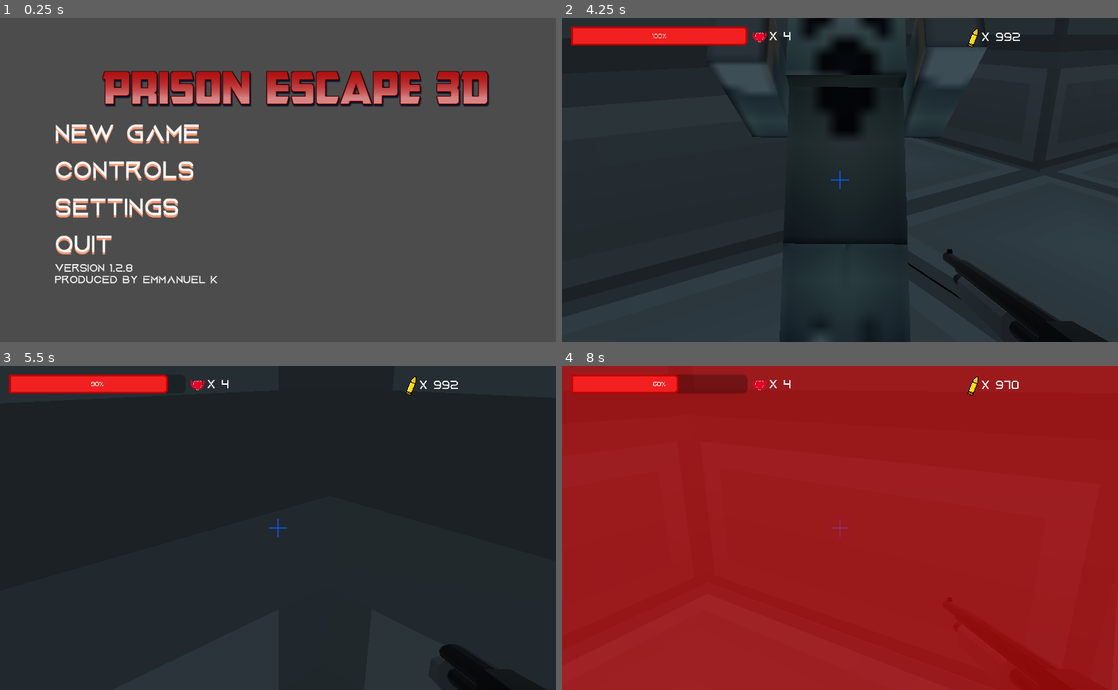
Above: before the commit, frames 1-4 (two rows, left to right).
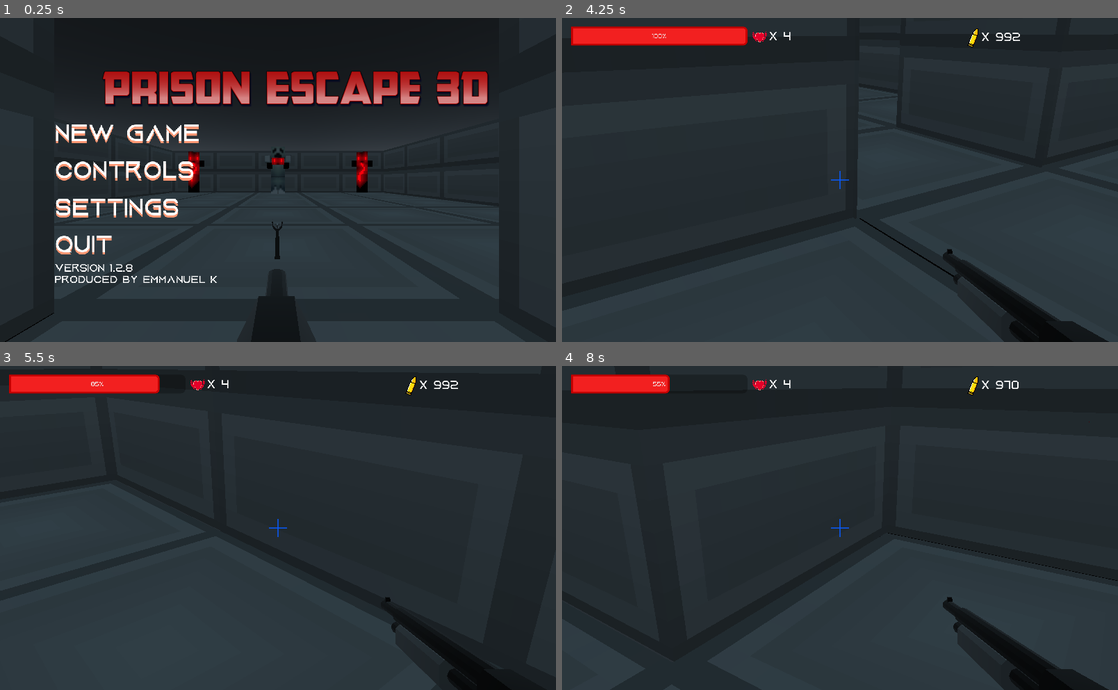
Above: after the commit, the same moments.

Repository: TheNoobBOBXD/Game2021
Game: Godot game, scene res://TitleScreen/TitleScreen.tscn
Two runs of this game, one before a commit and one after it. Both use one fixed random seed, a clock stepped at 60 frames per second and the inputs below.
Inputs (mouse positions are in pixels of both pictures, inside the frame that each line leads up to):
- Up to frame 1 (0.25 s): no input
- Up to frame 2 (4.25 s): click "Controls" at 0.5 s; click (840, 189) at 1.25 s, where only the run after the commit has a clickable "Back"; click "New Game" at 2 s; tap Enter at 2.75 s; move the mouse to (867, 180) at 2.77 s; press the mouse at (867, 180) at 2.78 s; hold W (move_forward) from 2.78 s (still down); tap Ctrl (crouch) at 2.85 s; tap Space (jump) at 3.02, 3.32, 3.77, 4.07 s; move the mouse to (812, 180) at 3.52 s; release the mouse at (812, 180) at 3.53 s; click (812, 180) at 3.6 s; tap 2 (weapon2) at 3.8 s
- Up to frame 3 (5.5 s): keep holding W (move_forward); move the mouse to (289, 521) at 4.27 s; tap 2 (weapon2) at 4.35 s; tap Space (jump) at 4.55, 5.1, 5.27 s; move the mouse to (272, 534) at 5.02 s; tap Ctrl (crouch) at 5.3 s
- Up to frame 4 (8 s): tap Space (jump) at 5.57, 6.02, 6.32, 6.77, 7.07, 7.55 s; move the mouse to (878, 531) at 5.77 s; press the mouse at (878, 531) at 5.78 s; tap E (Interact) at 5.85 s; tap R (reload) at 6.4 s; move the mouse to (795, 524) at 6.52 s; release the mouse at (795, 524) at 6.53 s; tap Ctrl (crouch) at 6.6 s; tap 2 (weapon2) at 6.8 s; tap Escape (ui_cancel) at 7.15 s; move the mouse to (867, 528) at 7.27 s; release W (move_forward) at 7.28 s; press the mouse at (867, 528) at 7.28 s; hold S (move_backward) from 7.28 s (still down)

The runs differ from the first frame. In frame 1, 92% of the frame differs, in the area x 0-100%, y 0-100%; in frame 2, 6.6%; in frame 3, 7.5%; in frame 4, 99%.

Commit message:
addsoundandstuff
coolbeansgamenow

Diff:
--- a/PrisonEscape3D/AK47.gd
+++ b/PrisonEscape3D/AK47.gd
@@ -1,6 +1,6 @@
 extends Spatial
 
-
+var has_ammo = true
 var weapon_damage = 29
 var can_fire = true
 var fire_rate = 0.11
@@ -11,11 +11,21 @@
 	pass
 
 func _process(_delta):
-	if Input.is_action_pressed("primary_fire") and can_fire:
+	if Input.is_action_pressed("primary_fire") and can_fire and has_ammo:
 		$AK47Good/AnimationPlayer.play("Shoot")
 		fire()
+		SoundPlayer.play("res://Sounds/Sfx/LaserorShoot/Shoot_001.wav")
 	if Input.is_action_just_released("primary_fire"):
 		$AK47Good/AnimationPlayer.stop()
+
+func has_ammo():
+	if Playerinfo.ammo() <=0:
+		has_ammo = false
+		can_fire = false
+	else:
+		can_fire = true
+		has_ammo = true
+
 
 
 func fire():
--- a/PrisonEscape3D/BossShooterEnemyZombie.gd
+++ b/PrisonEscape3D/BossShooterEnemyZombie.gd
@@ -15,6 +15,7 @@
 func hit_zombie():
 	health -= 1
 	if health <= 0:
+		SoundPlayer.play("res://Sounds/Sfx/Random/Randomize2.wav")
 		queue_free()
 
 
@@ -36,11 +37,14 @@
 					Playerinfo.change_health(-15)
 					$RayCast.get_collider().hit()
 					print("yeet")
+					SoundPlayer.play("res://Sounds/Sfx/Hitorhurt/001.wav")
+
+
 					if Playerinfo.get_health() <= 0:
 						get_tree().reload_current_scene()
 						Playerinfo.change_lives(-1)
 						Playerinfo.reset()
-
+						SoundPlayer.play("res://Sounds/Sfx/Explosion/Explosion_002.wav")
 			can_shoot = false
 			$Timer.start()
 
--- /dev/null
+++ b/PrisonEscape3D/MYcreations/AmmoCrate.tscn
@@ -0,0 +1,15 @@
+[gd_scene load_steps=3 format=2]
+
+[ext_resource path="res://MYcreations/ammobox.tscn" type="PackedScene" id=1]
+
+[sub_resource type="BoxShape" id=1]
+extents = Vector3( 0.606421, 0.345432, 0.218292 )
+
+[node name="AmmoCrate" type="RigidBody"]
+
+[node name="CollisionShape" type="CollisionShape" parent="."]
+transform = Transform( 1, 0, 0, 0, 1, 0, 0, 0, 1, 0, 0.1, 0 )
+shape = SubResource( 1 )
+
+[node name="ammocrate" parent="." instance=ExtResource( 1 )]
+transform = Transform( 0.1, 0, 0, 0, 0.1, 0, 0, 0, 0.1, 0, 0, 0 )
--- /dev/null
+++ b/PrisonEscape3D/MYcreations/Medpack.tscn
@@ -0,0 +1,15 @@
+[gd_scene load_steps=3 format=2]
+
+[ext_resource path="res://MYcreations/healthpack.tscn" type="PackedScene" id=1]
+
+[sub_resource type="BoxShape" id=1]
+extents = Vector3( 0.54896, 0.165096, 0.54273 )
+
+[node name="Medpack" type="RigidBody"]
+
+[node name="CollisionShape" type="CollisionShape" parent="."]
+transform = Transform( 1, 0, 0, 0, 1, 0, 0, 0, 1, -0.0662078, 0.2, 0 )
+shape = SubResource( 1 )
+
+[node name="healthpack" parent="." instance=ExtResource( 1 )]
+transform = Transform( 0.25, 0, 0, 0, 0.25, 0, 0, 0, 0.25, 0, 0, 0 )
--- /dev/null
+++ b/PrisonEscape3D/MYcreations/ammobox.tscn
@@ -0,0 +1,5 @@
+[gd_scene load_steps=2 format=2]
+
+[ext_resource path="res://MYcreations/ammocrate.glb" type="PackedScene" id=1]
+
+[node name="ammocrate" instance=ExtResource( 1 )]
--- /dev/null
+++ b/PrisonEscape3D/MYcreations/healthpack.tscn
@@ -0,0 +1,5 @@
+[gd_scene load_steps=2 format=2]
+
+[ext_resource path="res://MYcreations/healthpack.glb" type="PackedScene" id=1]
+
+[node name="healthpack" instance=ExtResource( 1 )]
--- a/PrisonEscape3D/Player/FPSscript.gd
+++ b/PrisonEscape3D/Player/FPSscript.gd
@@ -45,10 +45,7 @@
 
 
 func _process(delta):
-	if Input.is_action_just_pressed("ui_cancel") and Playerinfo.has_ammo():
-
-		check_hit()
-
+	if Input.is_action_just_pressed("ui_cancel"):
 		Input.set_mouse_mode(Input.MOUSE_MODE_VISIBLE)
 
 func _physics_process(delta):
@@ -88,11 +85,17 @@
 
 func crouch(delta):
 	print("crouch")
-	$CollisionShape.shape.height = 0.5
+	$CollisionShape.shape.height = 0.75
+	speed = 6.9
+	mouse_sensitivity = 0.15
+	jump_power = 15
 
 func uncrouch(delta):
 	print("uncrouch")
 	$CollisionShape.shape.height = 1.25
+	speed = 20
+	mouse_sensitivity = 0.2
+	jump_power = 30
 
 func hit():
 	$Head/Camera/ColorRect.show()
--- a/PrisonEscape3D/Scenes/Level0.tscn
+++ b/PrisonEscape3D/Scenes/Level0.tscn
@@ -20,11 +20,19 @@
 [ext_resource path="res://3DScenes/mediumroomdeadend.tscn" type="PackedScene" id=18]
 [ext_resource path="res://Enemy/BossShooterEnemyZombie.tscn" type="PackedScene" id=19]
 [ext_resource path="res://3DScenes/1prisonwall.tscn" type="PackedScene" id=20]
+[ext_resource path="res://MYcreations/Medpack.tscn" type="PackedScene" id=21]
+[ext_resource path="res://MYcreations/AmmoCrate.tscn" type="PackedScene" id=22]
 
 [sub_resource type="CapsuleMesh" id=1]
 
 [node name="World" type="Spatial"]
 transform = Transform( 2.826, 0, 0, 0, 2.826, 0, 0, 0, 2.826, 0, 0, 0 )
+
+[node name="AmmoCrate" parent="." instance=ExtResource( 22 )]
+transform = Transform( 1, 0, 0, 0, 1, 0, 0, 0, 1, 2.93701, 0.389243, 0.955414 )
+
+[node name="Medpack" parent="." instance=ExtResource( 21 )]
+transform = Transform( 1, 0, 0, 0, 1, 0, 0, 0, 1, 2.30007, 0.212314, 2.12314 )
 
 [node name="Cube" parent="." instance=ExtResource( 2 )]
 transform = Transform( -25.8, 8.74228e-08, 0, -2.25551e-06, -1, 0, 0, 0, 45.684, 18.7544, 2.96476, 0 )
@@ -134,9 +142,6 @@
 [node name="ShooterEnemyZombie14" parent="." instance=ExtResource( 3 )]
 transform = Transform( 7.86805e-08, 0, -0.6, 0, 0.6, 0, 0.6, 0, 7.86805e-08, 14.1907, 0.353857, -9.87177 )
 
-[node name="EnemyZombie2" parent="." instance=ExtResource( 14 )]
-transform = Transform( 0.6, 0, 0, 0, 0.6, 0, 0, 0, 0.6, 6.01557, 0, -1.81841 )
-
 [node name="LTurn2" parent="." instance=ExtResource( 13 )]
 transform = Transform( 1, 0, 0, 0, 1, 0, 0, 0, 1, 15.7466, 0, 3.89243 )
 
--- a/PrisonEscape3D/Scenes/Level1.tscn
+++ b/PrisonEscape3D/Scenes/Level1.tscn
@@ -30,7 +30,7 @@
 transform = Transform( 1.5, 0, 0, 0, 1.5, 0, 0, 0, 1.5, -4, -0.239246, -2.45 )
 
 [node name="Player" parent="." instance=ExtResource( 1 )]
-transform = Transform( 0.6, 0, 0, 0, 0.6, 0, 0, 0, 0.6, -4, 0.510754, -2.45 )
+transform = Transform( 0.7, 0, 0, 0, 0.7, 0, 0, 0, 0.7, -4, 0.910754, -2.45 )
 
 [node name="Button" parent="." instance=ExtResource( 3 )]
 transform = Transform( 0.88432, 0, 0, 0, 0.680669, 0, 0, 0, 0.292023, -7.08934, 1.19623, -3.80013 )
--- a/PrisonEscape3D/Scenes/Level2.tscn
+++ b/PrisonEscape3D/Scenes/Level2.tscn
@@ -26,70 +26,71 @@
 [node name="World" type="Spatial"]
 
 [node name="Cube" parent="." instance=ExtResource( 20 )]
-transform = Transform( -51.3897, 1.74133e-07, 0, -2.25551e-06, -1, 0, 0, 0, 45.684, 18.7544, 2.96476, 0 )
+transform = Transform( -61.6676, 2.0896e-07, 0, -2.70661e-06, -1.2, 0, 0, 0, 54.8208, 17.5039, 3.26124, -0.78 )
 visible = false
 
 [node name="LTurn" parent="." instance=ExtResource( 17 )]
-transform = Transform( -4.37114e-08, 0, 1, 0, 1, 0, -1, 0, -4.37114e-08, 0, 0, 27.7 )
+transform = Transform( -5.24537e-08, 0, 1.2, 0, 1.2, 0, -1.2, 0, -5.24537e-08, -5.0014, -0.296476, 32.46 )
 
 [node name="StartingRoomMaybe" parent="." instance=ExtResource( 2 )]
+transform = Transform( 1.2, 0, 0, 0, 1.2, 0, 0, 0, 1.2, -5.0014, -0.296476, -0.78 )
 
 [node name="Player" parent="." instance=ExtResource( 1 )]
-transform = Transform( 0.4, 0, 0, 0, 0.4, 0, 0, 0, 0.4, 0, 0.5, 0 )
+transform = Transform( 0.5, 0, 0, 0, 0.5, 0, 0, 0, 0.5, -5.0014, 0.303524, -0.78 )
 
 [node name="Button" parent="." instance=ExtResource( 3 )]
-transform = Transform( 0.589547, 0, 0, 0, 0.453779, 0, 0, 0, 0.194682, -2.05956, 0.956984, -0.900088 )
+transform = Transform( 0.707456, 0, 0, 0, 0.544535, 0, 0, 0, 0.233618, -7.47287, 0.851905, -1.86011 )
 
 [node name="ShortPathStraight" parent="." instance=ExtResource( 8 )]
-transform = Transform( -1, 0, -8.74228e-08, 0, 1, 0, 8.74228e-08, 0, -1, 8.1, 0, 17.8 )
+transform = Transform( -1.2, 0, -1.04907e-07, 0, 1.2, 0, 1.04907e-07, 0, -1.2, 4.7186, -0.296476, 20.58 )
 
 [node name="Square3ExitLoopySmall" parent="." instance=ExtResource( 5 )]
-transform = Transform( -4.37114e-08, 0, 1, 0, 1, 0, -1, 0, -4.37114e-08, 9.1, 0, 11.8 )
+transform = Transform( -5.24537e-08, 0, 1.2, 0, 1.2, 0, -1.2, 0, -5.24537e-08, 5.9186, -0.296476, 13.38 )
 
 [node name="Sbend" parent="." instance=ExtResource( 6 )]
-transform = Transform( -1, 0, -8.74228e-08, 0, 1, 0, 8.74228e-08, 0, -1, 0.1, 0, 17.8 )
+transform = Transform( -1.2, 0, -1.04907e-07, 0, 1.2, 0, 1.04907e-07, 0, -1.2, -4.8814, -0.296476, 20.58 )
 
 [node name="BigRoomDeadEnd" parent="." instance=ExtResource( 4 )]
-transform = Transform( 1, 0, 0, 0, 1, 0, 0, 0, 1, -4, 0, -22 )
+transform = Transform( 1.2, 0, 0, 0, 1.2, 0, 0, 0, 1.2, -9.8014, -0.296476, -27.18 )
 
 [node name="3PinConnect" parent="." instance=ExtResource( 12 )]
-transform = Transform( 1, 0, 0, 0, 1, 0, 0, 0, 1, -2, 0, -12 )
+transform = Transform( 1.2, 0, 0, 0, 1.2, 0, 0, 0, 1.2, -7.4014, -0.296476, -15.18 )
 
 [node name="Straightconnect" parent="." instance=ExtResource( 13 )]
-transform = Transform( 1, 0, 0, 0, 1, 0, 0, 0, 1, -4, 0, 0 )
+transform = Transform( 1.2, 0, 0, 0, 1.2, 0, 0, 0, 1.2, -9.8014, -0.296476, -0.78 )
 
 [node name="Cube005" parent="." instance=ExtResource( 11 )]
-transform = Transform( 1, 0, 0, 0, 1, 0, 0, 0, 1, 8.1, 0, 22.4 )
+transform = Transform( 1.2, 0, 0, 0, 1.2, 0, 0, 0, 1.2, 4.7186, -0.296476, 26.1 )
 
 [node name="Square4Exit" parent="." instance=ExtResource( 9 )]
-transform = Transform( 1, 0, 0, 0, 1, 0, 0, 0, 1, 8, 0, 2 )
+transform = Transform( 1.2, 0, 0, 0, 1.2, 0, 0, 0, 1.2, 4.5986, -0.296476, 1.62 )
 
 [node name="mediumroomdeadend" parent="." instance=ExtResource( 7 )]
-transform = Transform( -4.37114e-08, 0, -1, 0, 1, 0, 1, 0, -4.37114e-08, 11.9, 0, 29.8 )
+transform = Transform( -5.24537e-08, 0, -1.2, 0, 1.2, 0, 1.2, 0, -5.24537e-08, 9.2786, -0.296476, 34.98 )
 
 [node name="mediumroomdeadend2" parent="." instance=ExtResource( 7 )]
-transform = Transform( 1, 0, 0, 0, 1, 0, 0, 0, 1, 12, 0, -17.9 )
+transform = Transform( 1.2, 0, 0, 0, 1.2, 0, 0, 0, 1.2, 9.3986, -0.296476, -22.26 )
 
 [node name="Sbend2" parent="." instance=ExtResource( 6 )]
-transform = Transform( 1, 0, 0, 0, 1, 0, 0, 0, 1, 10, 0, -6 )
+transform = Transform( 1.2, 0, 0, 0, 1.2, 0, 0, 0, 1.2, 6.9986, -0.296476, -7.98 )
 
 [node name="Sbend3" parent="." instance=ExtResource( 6 )]
-transform = Transform( -4.37114e-08, 0, -1, 0, 1, 0, 1, 0, -4.37114e-08, 2, 0, -8 )
+transform = Transform( -5.24537e-08, 0, -1.2, 0, 1.2, 0, 1.2, 0, -5.24537e-08, -2.6014, -0.296476, -10.38 )
 
 [node name="RisenLturn" parent="." instance=ExtResource( 14 )]
-transform = Transform( -1, 0, -8.74228e-08, 0, 1, 0, 8.74228e-08, 0, -1, 18, 0, -2 )
+transform = Transform( -1.2, 0, -1.04907e-07, 0, 1.2, 0, 1.04907e-07, 0, -1.2, 16.5986, -0.296476, -3.18 )
 
 [node name="LturnWithDip" parent="." instance=ExtResource( 16 )]
-transform = Transform( 1, 0, 0, 0, 1, 0, 0, 0, 1, 22, 0, -11 )
+transform = Transform( 1.2, 0, 0, 0, 1.2, 0, 0, 0, 1.2, 21.3986, -0.296476, -13.98 )
 
 [node name="BigRoomNoExits" parent="." instance=ExtResource( 18 )]
-transform = Transform( -4.37114e-08, 0, -1, 0, 1, 0, 1, 0, -4.37114e-08, 53.9, 0, -13 )
+transform = Transform( -5.24537e-08, 0, -1.2, 0, 1.2, 0, 1.2, 0, -5.24537e-08, 59.6786, -0.296476, -16.38 )
 
 [node name="levelchange" parent="." instance=ExtResource( 15 )]
-transform = Transform( 1, 0, 0, 0, 1, 0, 0, 0, 1, 54.014, 0, -12.4729 )
+transform = Transform( 1.2, 0, 0, 0, 1.2, 0, 0, 0, 1.2, 59.8154, -0.296476, -15.7475 )
 
 [node name="VeryLongPath" parent="." instance=ExtResource( 10 )]
-transform = Transform( -4.37114e-08, 0, 1, 0, 1, 0, -1, 0, -4.37114e-08, 34, 0, -13 )
+transform = Transform( -5.24537e-08, 0, 1.2, 0, 1.2, 0, -1.2, 0, -5.24537e-08, 35.7986, -0.296476, -16.38 )
 
 [node name="UI" type="Control" parent="."]
 anchor_right = 1.0
@@ -117,13 +118,13 @@
 [node name="UserInterface" parent="." instance=ExtResource( 19 )]
 
 [node name="ShooterEnemyZombie" parent="." instance=ExtResource( 21 )]
-transform = Transform( -0.3, 0, 0.519615, 0, 0.6, 0, -0.519615, 0, -0.3, 8, 0, 0 )
+transform = Transform( -0.36, 0, 0.623538, 0, 0.72, 0, -0.623538, 0, -0.36, 4.5986, -0.296476, -0.78 )
 
 [node name="ShooterEnemyZombie2" parent="." instance=ExtResource( 21 )]
-transform = Transform( -0.155291, 0, 0.579556, 0, 0.6, 0, -0.579556, 0, -0.155291, 16, 0, -15 )
+transform = Transform( -0.186349, 0, 0.695467, 0, 0.72, 0, -0.695467, 0, -0.186349, 14.1986, -0.296476, -18.78 )
 
 [node name="ShooterEnemyZombie3" parent="." instance=ExtResource( 21 )]
-transform = Transform( -0.424264, 0, -0.424264, 0, 0.6, 0, 0.424264, 0, -0.424264, 9, 0, -16 )
+transform = Transform( -0.509117, 0, -0.509117, 0, 0.72, 0, 0.509117, 0, -0.509117, 5.7986, -0.296476, -19.98 )
 
 [node name="BossShooterEnemyZombie" parent="." instance=ExtResource( 22 )]
-transform = Transform( 0.155291, 0, 0.579556, 0, 0.6, 0, -0.579556, 0, 0.155291, 19, 0.4, 2 )
+transform = Transform( 0.186349, 0, 0.695467, 0, 0.72, 0, -0.695467, 0, 0.186349, 17.7986, 0.183524, 1.62 )
--- a/PrisonEscape3D/ShooterEnemyZombie.gd
+++ b/PrisonEscape3D/ShooterEnemyZombie.gd
@@ -22,7 +22,9 @@
 		get_parent().add_child(a)
 		a.set_emitting(true)
 		print("splat")
+		SoundPlayer.play("res://Sounds/Sfx/Random/Randomize3.wav")
 		queue_free()
+
 	else:
 		pass
 
@@ -44,12 +46,13 @@
 				if $RayCast.get_collider().name == "Player":
 					Playerinfo.change_health(-5)
 					$RayCast.get_collider().hit()
+					SoundPlayer.play("res://Sounds/Sfx/Hitorhurt/001.wav")
 					print("yeet")
 					if Playerinfo.get_health() <= 0:
 						get_tree().reload_current_scene()
 						Playerinfo.change_lives(-1)
 						Playerinfo.reset()
-
+						SoundPlayer.play("res://Sounds/Sfx/Explosion/Explosion_002.wav")
 			can_shoot = false
 			$Timer.start()
 
--- a/PrisonEscape3D/Shotgun.gd
+++ b/PrisonEscape3D/Shotgun.gd
@@ -16,6 +16,7 @@
 	if Input.is_action_just_pressed("primary_fire") and can_fire:
 		fire()
 
+		SoundPlayer.play("res://Sounds/Sfx/LaserorShoot/Laser_001.wav")
 func fire():
 	print("fired weapon")
 	can_fire = false
--- a/PrisonEscape3D/TitleScreen/Scripts/title_screen.gd
+++ b/PrisonEscape3D/TitleScreen/Scripts/title_screen.gd
@@ -7,6 +7,9 @@
 
 func _on_NewGameButton_pressed():
 	get_tree().change_scene("res://Scenes/Level0.tscn")
+
+func _on_ControlButton_pressed():
+	get_tree().change_scene("res://TitleScreen/Game/Control.tscn")
 
 func _on_Settings_pressed():
 	get_tree().change_scene("res://TitleScreen/Game/Settings.tscn")
--- a/PrisonEscape3D/TitleScreen/TitleScreen.tscn
+++ b/PrisonEscape3D/TitleScreen/TitleScreen.tscn
@@ -1,9 +1,14 @@
-[gd_scene load_steps=7 format=2]
+[gd_scene load_steps=12 format=2]
 
+[ext_resource path="res://3DScenes/BigRoomDeadEnd.tscn" type="PackedScene" id=1]
 [ext_resource path="res://TitleScreen/Images/coollogo_com-84443575.png" type="Texture" id=2]
+[ext_resource path="res://3DScenes/Cube.tscn" type="PackedScene" id=3]
+[ext_resource path="res://Enemy/ShooterEnemyZombie.tscn" type="PackedScene" id=4]
 [ext_resource path="res://TitleScreen/Images/Aquire-BW0ox.otf" type="DynamicFontData" id=5]
 [ext_resource path="res://TitleScreen/fade_in/FadeIn.tscn" type="PackedScene" id=6]
 [ext_resource path="res://TitleScreen/Scripts/title_screen.gd" type="Script" id=7]
+[ext_resource path="res://Enemy/BossShooterEnemyZombie.tscn" type="PackedScene" id=8]
+[ext_resource path="res://MyWeapons/badgun/AK47Model.tscn" type="PackedScene" id=9]
 
 [sub_resource type="DynamicFont" id=1]
 size = 54
@@ -166,6 +171,26 @@
 visible = false
 color = Color( 0.180392, 0.12549, 0.12549, 0.160784 )
 
+[node name="Camera" type="Camera" parent="."]
+transform = Transform( 1, 0, 0, 0, 1, 0, 0, 0, 1, 0, 0.691268, 0 )
+
+[node name="BigRoomDeadEnd" parent="." instance=ExtResource( 1 )]
+transform = Transform( 1, 0, 0, 0, 1, 0, 0, 0, 1, 0, 0.0962427, -6.03811 )
+
+[node name="Cube" parent="." instance=ExtResource( 3 )]
+transform = Transform( 8.8567, 0, 0, 0, 1, 0, 0, 0, 43.1875, 0, 2.07851, 0 )
+
+[node name="ShooterEnemyZombie" parent="." instance=ExtResource( 4 )]
+transform = Transform( -0.939693, 0, -0.34202, 0, 1, 0, 0.34202, 0, -0.939693, -4, 0, -11 )
+
+[node name="ShooterEnemyZombie2" parent="." instance=ExtResource( 4 )]
+transform = Transform( -0.939693, 0, 0.34202, 0, 1, 0, -0.34202, 0, -0.939693, 4, 0, -11 )
+
+[node name="BossShooterEnemyZombie" parent="." instance=ExtResource( 8 )]
+transform = Transform( -1, 0, -8.74228e-08, 0, 0.9, 0, 8.74228e-08, 0, -1, 0, 0, -10 )
+
+[node name="AK47Model" parent="." instance=ExtResource( 9 )]
+
 [connection signal="pressed" from="Menu/CenterRow/Buttons/NewGameButton" to="." method="_on_NewGameButton_pressed"]
 [connection signal="pressed" from="Menu/CenterRow/Buttons/ControlButton" to="." method="_on_ControlButton_pressed"]
 [connection signal="pressed" from="Menu/CenterRow/Buttons/Settings" to="." method="_on_Settings_pressed"]
--- a/PrisonEscape3D/playerinfo.gd
+++ b/PrisonEscape3D/playerinfo.gd
@@ -22,10 +22,6 @@
 	health = clamp(health,0, health_max)
 
 
-
-
-
-
 func change_ammo(amount):
 	ammo += amount
 	ammo = clamp(ammo, 0, ammo_max)
@@ -35,6 +31,9 @@
 	lives += amount
 	lives = clamp(lives,0,lives_max)
 	if lives <= 0:
+		SoundPlayer.play("res://Sounds/Sfx/Random/Randomize9.wav")
+		print("Game Over")
+
 		get_tree().quit()
 
 func get_health():
@@ -54,6 +53,7 @@
 	if current_level <= level_count:
 		current_level += 1
 		get_tree().change_scene("res://Scenes/Level" + str(current_level) +".tscn")
+		SoundPlayer.play("res://Sounds/Sfx/Pickup/Pickup_005.wav")
 	else:
 		get_tree().quit()
 
--- a/PrisonEscape3D/project.godot
+++ b/PrisonEscape3D/project.godot
@@ -28,6 +28,7 @@
 
 WeaponList="*res://WeaponList.gd"
 Playerinfo="*res://playerinfo.gd"
+SoundPlayer="*res://sound_player.gd"
 
 [display]
 
--- /dev/null
+++ b/PrisonEscape3D/sound_player.gd
@@ -0,0 +1,7 @@
+extends Node
+
+func play(sound):
+	var audio_stream = AudioStreamPlayer.new()
+	self.add_child(audio_stream)
+	audio_stream.stream = load(sound)
+	audio_stream.play()
Not shown, changed: PrisonEscape3D/MYcreations/ammocrate.glb.import
Not shown: 1 places in PrisonEscape3D/Scenes/Level0.tscn that only renumber resources
Not shown, added: PrisonEscape3D/Sounds/Sfx/Cover.png.import
Not shown, added: PrisonEscape3D/Sounds/Sfx/Explosion/Explosion_001.wav.import
Not shown, added: PrisonEscape3D/Sounds/Sfx/Explosion/Explosion_002.wav.import
Not shown, added: PrisonEscape3D/Sounds/Sfx/Explosion/Explosion_003.wav.import
Not shown, added: PrisonEscape3D/Sounds/Sfx/Hitorhurt/001.wav.import
Not shown, added: PrisonEscape3D/Sounds/Sfx/Hitorhurt/002.wav.import
Not shown, added: PrisonEscape3D/Sounds/Sfx/Hitorhurt/003.wav.import
Not shown, added: PrisonEscape3D/Sounds/Sfx/Hitorhurt/004.wav.import
Not shown, added: PrisonEscape3D/Sounds/Sfx/Hitorhurt/005.wav.import
Not shown, added: PrisonEscape3D/Sounds/Sfx/Jump/Jump_001.wav.import
(and 91 more such lines)
